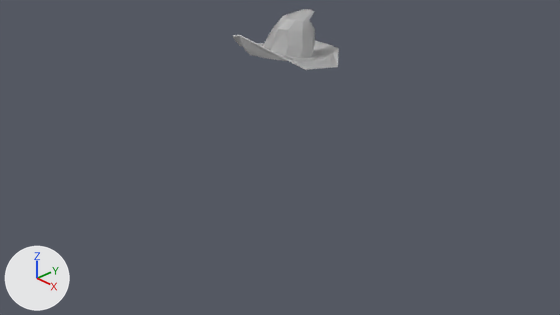
What one commit did to the Blender file Blender assets/player.blend.
Camera for both pictures: the file's camera 'Camera'. Lighting does not change. The marker at lower left points along +X, +Y and +Z. The same objects are shown in both versions, whatever each file hides.
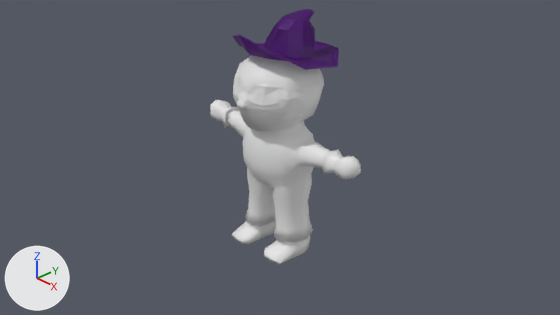
Edits to the bpy script that builds the scene:
```text
Add mat_material_005:
    mat_material_005 = principled_material('Material.005')
    mat_material_005.base_color = (0.115, 0.0, 0.264)  # purple #5f008c
Change me_cube_002:
    where me_cube_002.from_pydata(...)  # 366 vertices, 308 faces, 1 loose edge; spans x 0.0..2.06, y -2.93..2.58, z -0.23..1.84
    add me_cube_002.materials.append(mat_material_005)  # purple #5f008c
Add me_cube_003_1:
    me_cube_003_1.from_pydata(...)  # 144 vertices, 112 faces; spans x -1.82..1.82, y -2.21..2.08, z -0.58..0.52
Add me_cube_001_1:
    me_cube_001_1.from_pydata(...)  # 994 vertices, 984 faces, 2 loose edges; spans x -1.75..1.75, y -0.87..0.76, z -1.67..1.81
    me_cube_001_1.polygons.foreach_set('use_smooth', [True] * 984)
Add ob_mask:
    ob_mask = bpy.data.objects.new('mask', me_cube_003_1)
    ob_mask.location = (0.0, 0.0, 1.127)
    ob_mask.scale = (0.316, 0.316, 0.316)
Add ob_body:
    ob_body = bpy.data.objects.new('body', me_cube_001_1)
    ob_body.location = (0.0, 0.0, 0.0)
    ob_body.scale = (0.858, 0.858, 0.858)
```

Location of each change, (x1, y1, x2, y2) in pixels of the pictures (560 x 315 px):
'body', added
    after: (210, 55, 361, 264)
'Cube.002', recoloured (grey to purple)
    both: (233, 9, 339, 70)
'mask', added
    after: (233, 72, 324, 110)
